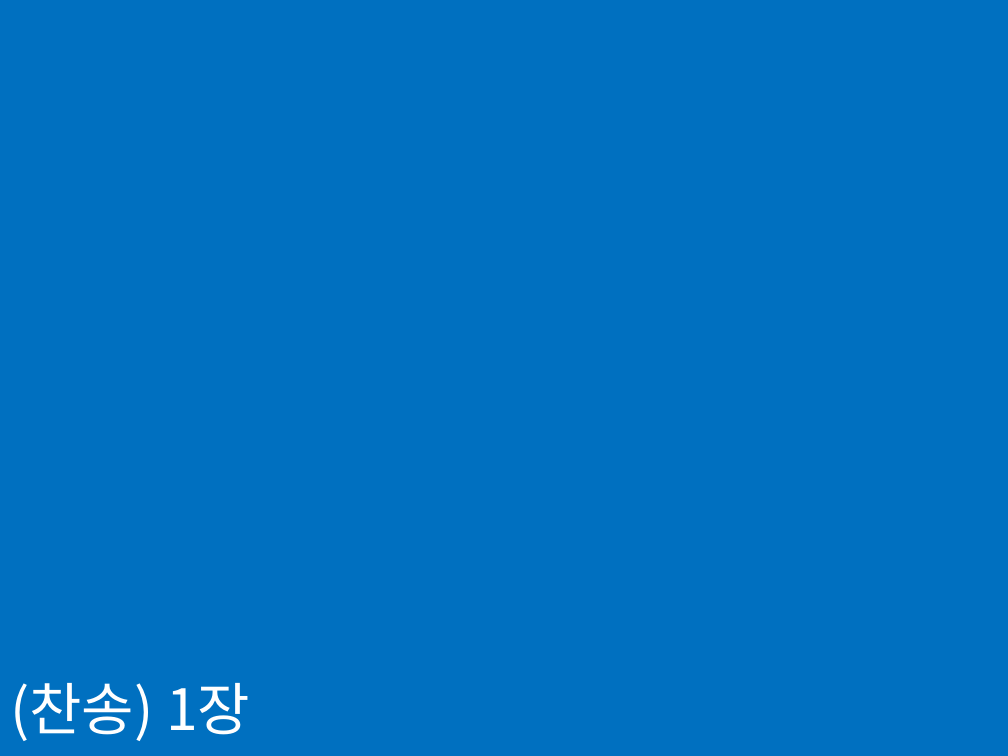
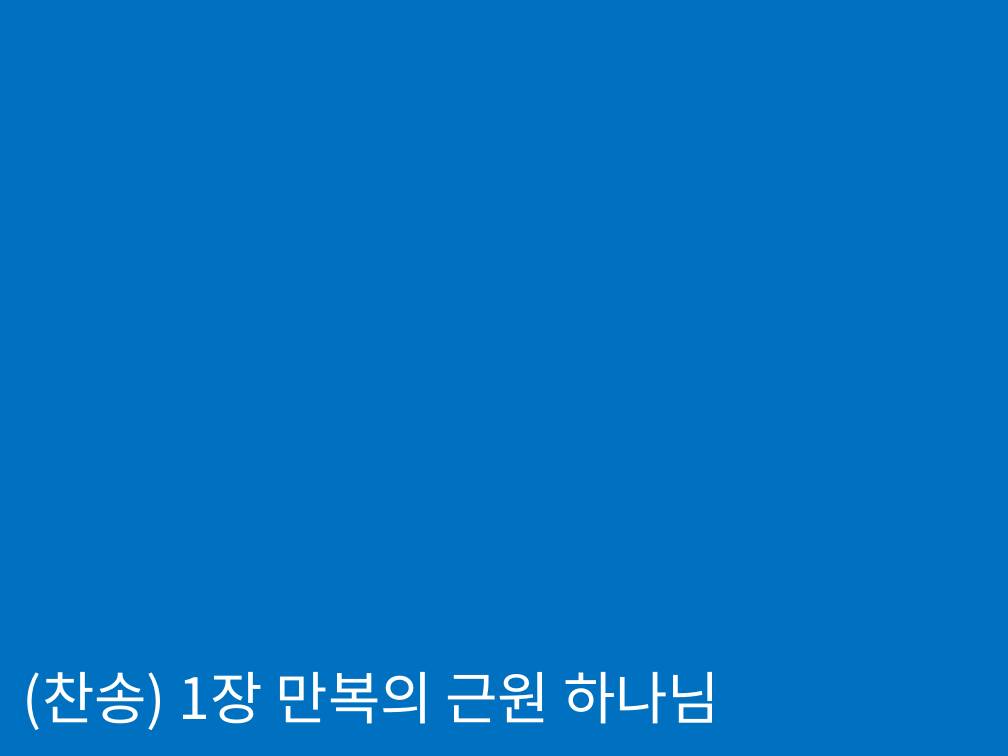
Before and after one commit to sumannam/osanskc, a slide deck: slide 4 of new-caption.pptx. Drawn at 1008x756 pixels with LibreOffice and Linux fonts; fonts in the diff are those of the drawing. Boxes give left, top, right and bottom in pixels: in the first picture for what was removed or moved away, otherwise in the second. Text is boxed around its words. In the diff, an @@ line names an element or a change of style, - is before the commit and + after.

```diff
--- a/new-caption.pptx
+++ b/new-caption.pptx
@@ text at bbox=[23, 672, 720, 730]: text changed @@
-(찬송) 1장
+(찬송) 1장 만복의 근원 하나님
```
Also in this commit, not shown: 10 other slides changed, 7 slides added, 7 slides removed, 4 other files.
